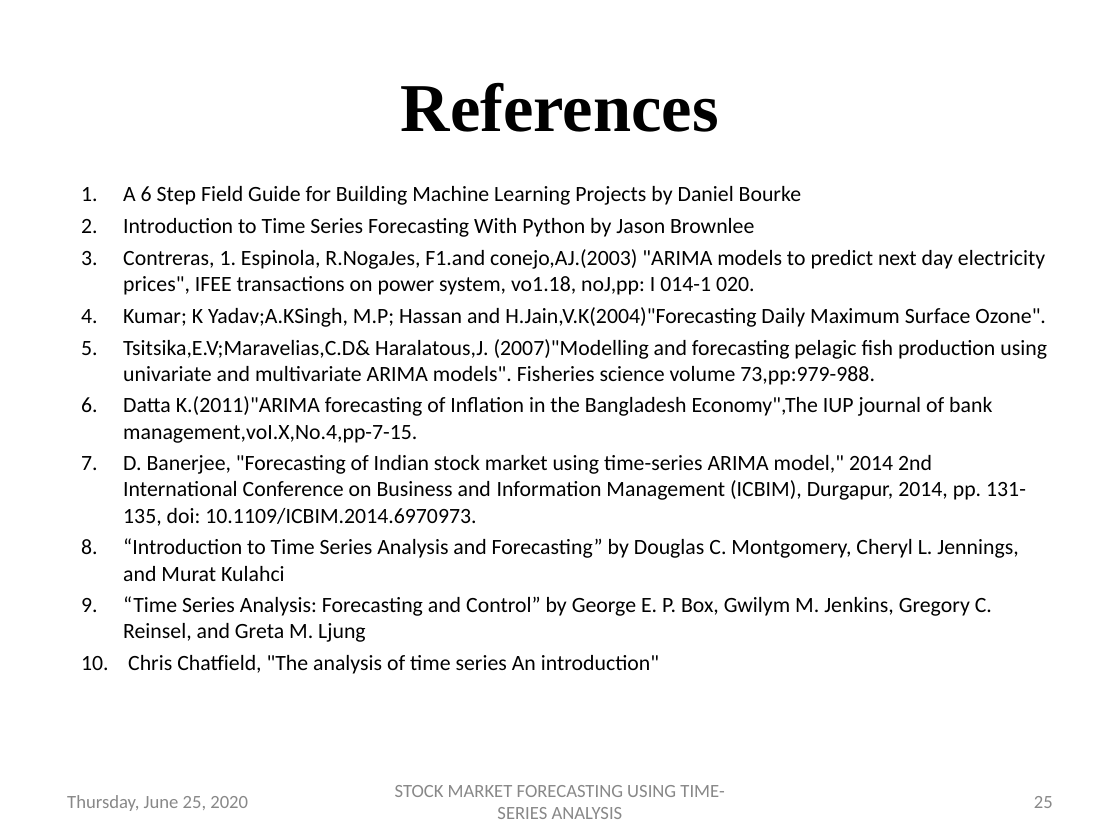
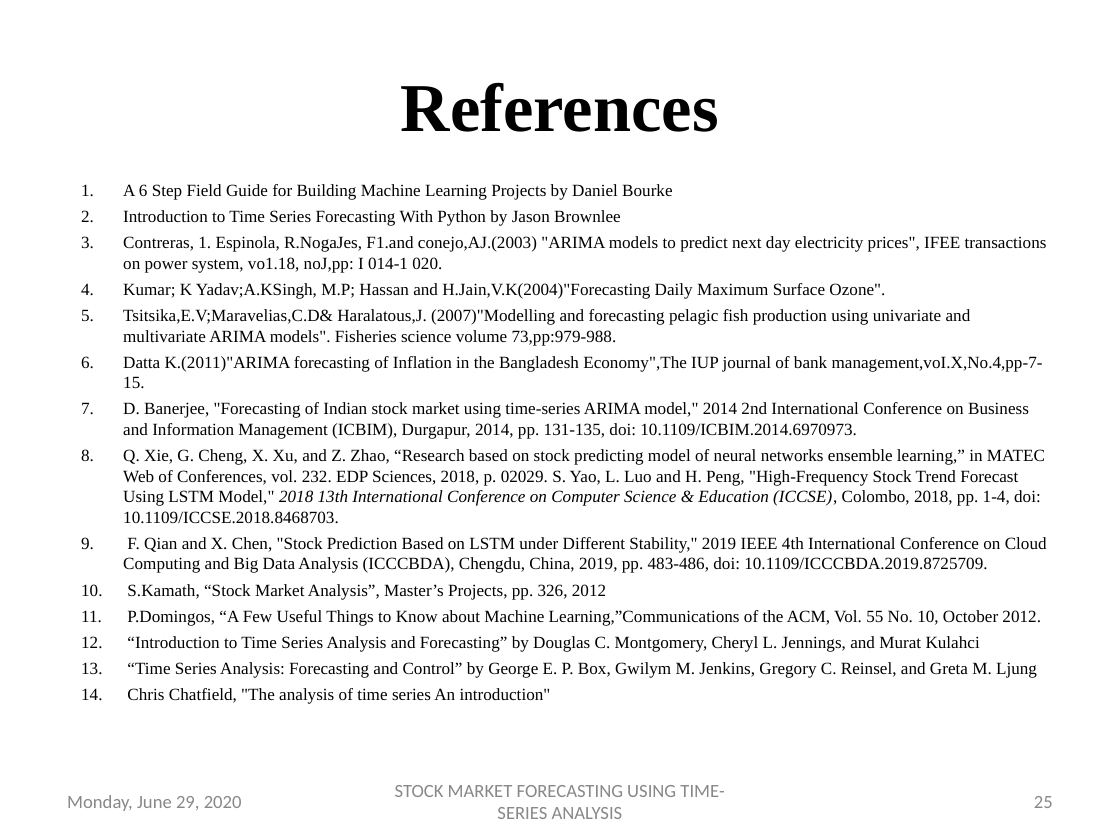
Before and after one commit to dipanshuagarwal/Stock-Market-Forecasting, a slide deck: slide 25 of Meetings/M3 - Methodology.pptx. Drawn at 1120x840 pixels with LibreOffice and Linux fonts; fonts in the diff are those of the drawing; background and template pictures are left out. Boxes give left, top, right and bottom in pixels: in the first picture for what was removed or moved away, otherwise in the second. Text is boxed around its words. In the diff, an @@ line names an element or a change of style, - is before the commit and + after.

```diff
--- a/Meetings/M3 - Methodology.pptx
+++ b/Meetings/M3 - Methodology.pptx
@@ text at <box>123,184,1047,704</box>: size 14 to 11 pt, font Calibri to Times New Roman in "A 6 Step Field Guide for Building ...", "Introduction to Time Series Forecasting With Python ...", "Contreras, 1. Espinola, R.NogaJes, F1.and conejo,AJ.(2003) " ...", "Kumar; K Yadav;A.KSingh, M.P; Hassan and H.Jain,V.K(2004)"Fo ..." and 6 more places @@
@@ text at <box>123,449,1047,626</box>: paragraphs added @@
+8. Q. Xie, G. Cheng, X. Xu, and Z. Zhao, “Research based on stock predicting model of neural networks ensemble learning,” in MATEC Web of Conferences, vol. 232. EDP Sciences, 2018, p. 02029. S. Yao, L. Luo and H. Peng, "High-Frequency Stock Trend Forecast Using LSTM Model," 2018 13th International Conference on Computer Science & Education (ICCSE), Colombo, 2018, pp. 1-4, doi: 10.1109/ICCSE.2018.8468703.
+9. F. Qian and X. Chen, "Stock Prediction Based on LSTM under Different Stability," 2019 IEEE 4th International Conference on Cloud Computing and Big Data Analysis (ICCCBDA), Chengdu, China, 2019, pp. 483-486, doi: 10.1109/ICCCBDA.2019.8725709.
+10. S.Kamath, “Stock Market Analysis”, Master’s Projects, pp. 326, 2012
+11. P.Domingos, “A Few Useful Things to Know about Machine Learning,”Communications of the ACM, Vol. 55 No. 10, October 2012.
@@ text at <box>67,795,242,811</box>: text changed @@
-Thursday, June 25, 2020
+Monday, June 29, 2020
```
Also in this commit, not shown: 23 other slides changed, 15 other files.
